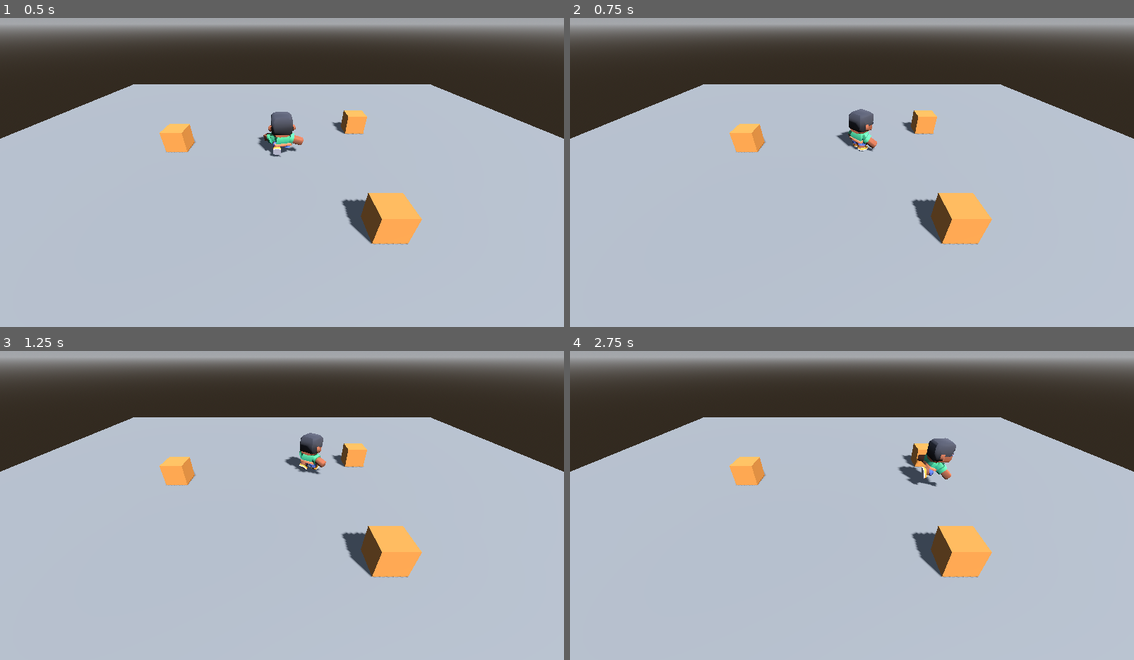
Above: before the commit, frames 1-4 (two rows, left to right).
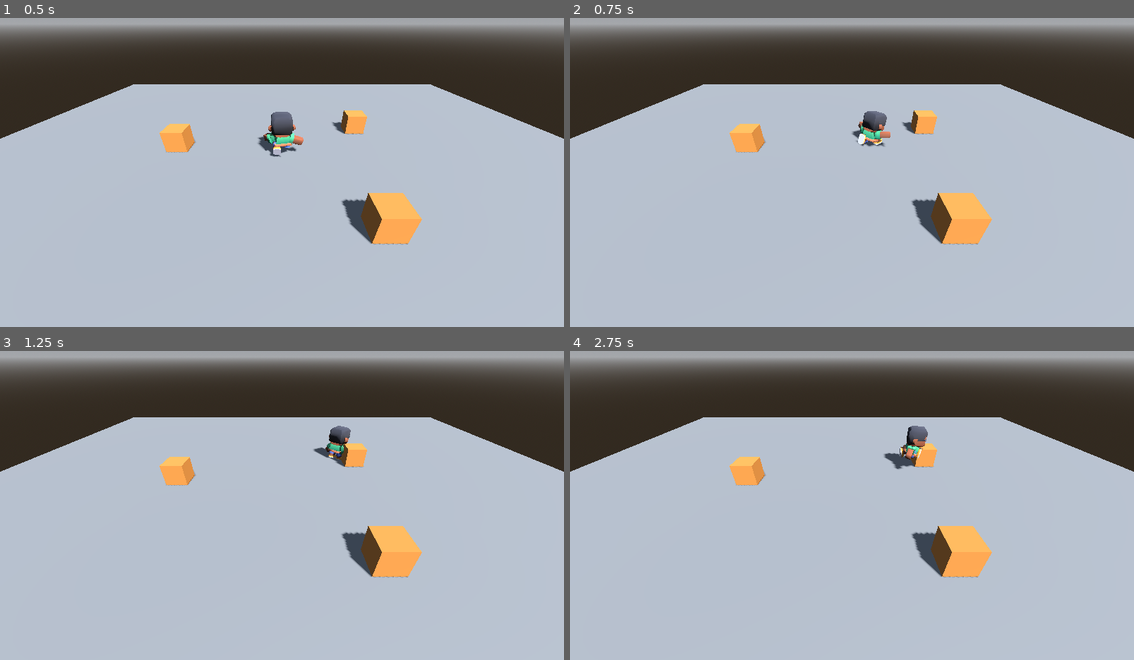
Above: after the commit, the same moments.

Repository: Kirakikiki/Ecos-de-la-madrugada
Game: Godot game, scene res://main.tscn
Same seed, same stepped clock (60 frames per second), same inputs: the game is played once before the commit and once after it.
Inputs:
- Up to frame 1 (0.5 s): no input
- Up to frame 2 (0.75 s): hold D (move_right) from 0.53 s (still down); tap Ctrl (rodar) at 0.6 s
- Up to frame 3 (1.25 s): keep holding D (move_right); tap Q (silencio) at 0.8 s
- Up to frame 4 (2.75 s): release D (move_right) at 1.28 s; hold S (move_down) 1.28-2.03 s; tap Q (silencio) at 1.35, 2.3 s; tap Ctrl (rodar) at 1.55 s; hold D (move_right) from 2.03 s (still down); hold Shift (correr) from 2.03 s (still down)

Frame 1 is identical in both runs. In frame 2, 0.8% of the frame differs, in the area x 47-57%, y 29-44%; in frame 3, 0.9%; in frame 4, 1.3%, in the area x 55-69%, y 24-44%.

Commit message:
T7 N3 - Tarea B - enchufes y regla

Diff:
--- a/main.tscn
+++ b/main.tscn
@@ -3,6 +3,7 @@
 [ext_resource type="Script" uid="uid://cchv43eug6720" path="res://personaje.gd" id="1_pj"]
 [ext_resource type="PackedScene" uid="uid://bkmexfnojlmxi" path="res://personaje/character-male-a.glb" id="2_modelo"]
 [ext_resource type="Script" uid="uid://67g8ul8ywidy" path="res://rodar.gd" id="3_h2yge"]
+[ext_resource type="Script" uid="uid://8b06x4tq8ha4" path="res://silencio.gd" id="4_1bvp3"]
 
 [sub_resource type="ProceduralSkyMaterial" id="CieloMat"]
 
@@ -99,3 +100,6 @@
 
 [node name="rodar" type="Node" parent="Personaje" unique_id=857137045]
 script = ExtResource("3_h2yge")
+
+[node name="silencio" type="Node" parent="Personaje" unique_id=477814365]
+script = ExtResource("4_1bvp3")
--- a/rodar.gd
+++ b/rodar.gd
@@ -2,9 +2,10 @@
 
 enum Estado { LISTA, ACTIVA, RECARGA}
 
-@export var tecla = "silencio"
-@export var duracion = 1.0
+@export var tecla = "rodar"
+@export var duracion = 0.3
 @export var recarga = 1.2
+@export var rapidez = 12.0
 @onready var pj = get_parent()
 
 var estado = Estado.LISTA
@@ -14,7 +15,7 @@
 	tiempo -= delta
 	match estado:
 		Estado.LISTA:
-			if Input.is_action_just_pressed(tecla):
+			if Input.is_action_just_pressed(tecla) and puede():
 				empezar()
 		Estado.ACTIVA:
 			if tiempo <= 0.001: # 0.001 y no 0: restar 1/60 no da exacto
@@ -23,12 +24,21 @@
 			if tiempo <= 0.001:
 				estado = Estado.LISTA
 
+func puede():
+	return pj.is_on_floor() #la regla del ejemplo: solo en el suelo
+
 func empezar():
 	estado = Estado.ACTIVA
 	tiempo = duracion
+	pj.empuje = -pj.basis.z * rapidez
+	pj.multiplicador = 0
+	pj.accion = "crouch"
 	print("empieza: ", tecla)
 
 func terminar():
 	estado = Estado.RECARGA
 	tiempo = recarga
+	pj.empuje = Vector3.ZERO
+	pj.multiplicador = 1
+	pj.accion = ""
 	print("termina: ", tecla)
--- /dev/null
+++ b/silencio.gd
@@ -0,0 +1,54 @@
+extends Node
+
+enum Estado {LISTA, ACTIVA, RECARGA}
+
+@export var tecla = "silencio"
+@export var duracion = 1.0
+@export var recarga = 0.0
+@onready var pj = get_parent()
+
+var estado = Estado.LISTA
+var tiempo = 0.0
+var usada = false
+
+func _physics_process(delta):
+	tiempo -= delta
+	match estado:
+		Estado.LISTA:
+			if Input.is_action_pressed(tecla) and puede():
+				empezar()
+		Estado.ACTIVA:
+			if not Input.is_action_pressed(tecla):
+				cortar()
+			elif tiempo <= 0.001: # 0.001 y no 0: restar 1/60 no da exacto
+				terminar()
+		Estado.RECARGA:
+			if tiempo <= 0.001:
+				estado = Estado.LISTA
+
+func puede():
+	return pj.is_on_floor() #la regla del ejemplo: solo en el suelo
+
+func nueva_llamada():
+	pj.is_floor = false
+
+func empezar():
+	estado = Estado.ACTIVA
+	tiempo = duracion
+	pj.multiplicador = 0
+	pj.accion = "emote-no"
+	print("empieza: ", tecla)
+
+func cortar():
+	estado = Estado.LISTA
+	pj.multiplicador = 1
+	pj.accion = ""
+	print("cortado: ", tecla)
+
+func terminar():
+	usada = true
+	estado = Estado.RECARGA
+	tiempo = recarga
+	pj.multiplicador = 1
+	pj.accion = ""
+	print("termina: ", tecla)
Not shown, added: silencio.gd.uid
Not shown, added: how 58ad9f0rodar.gdcls
